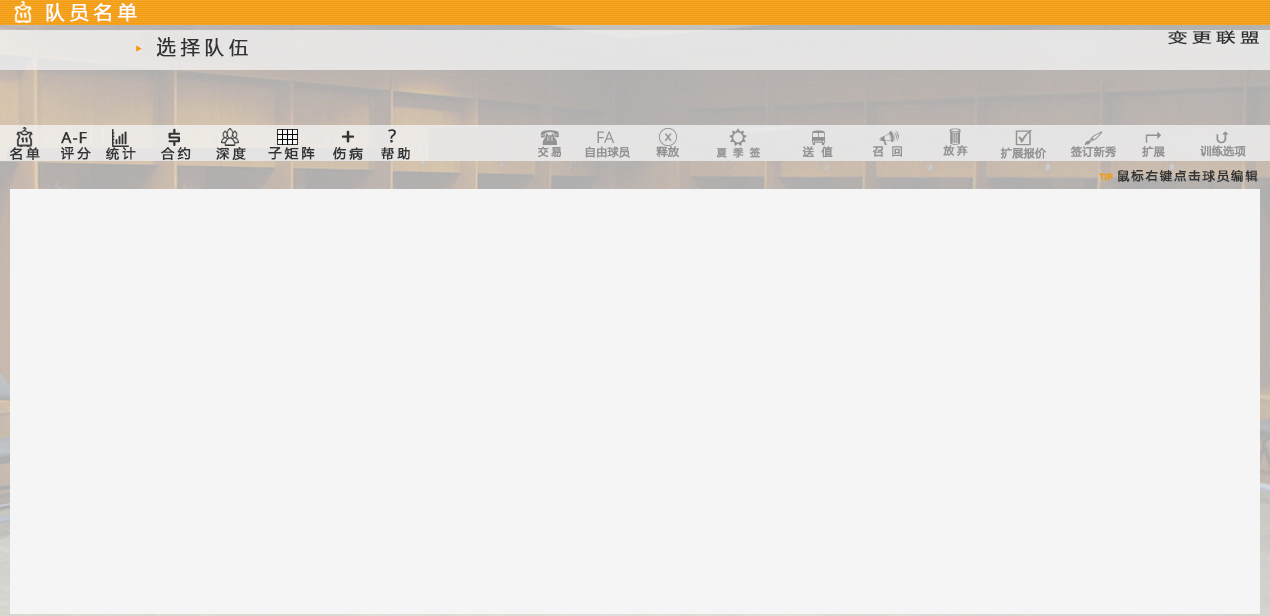
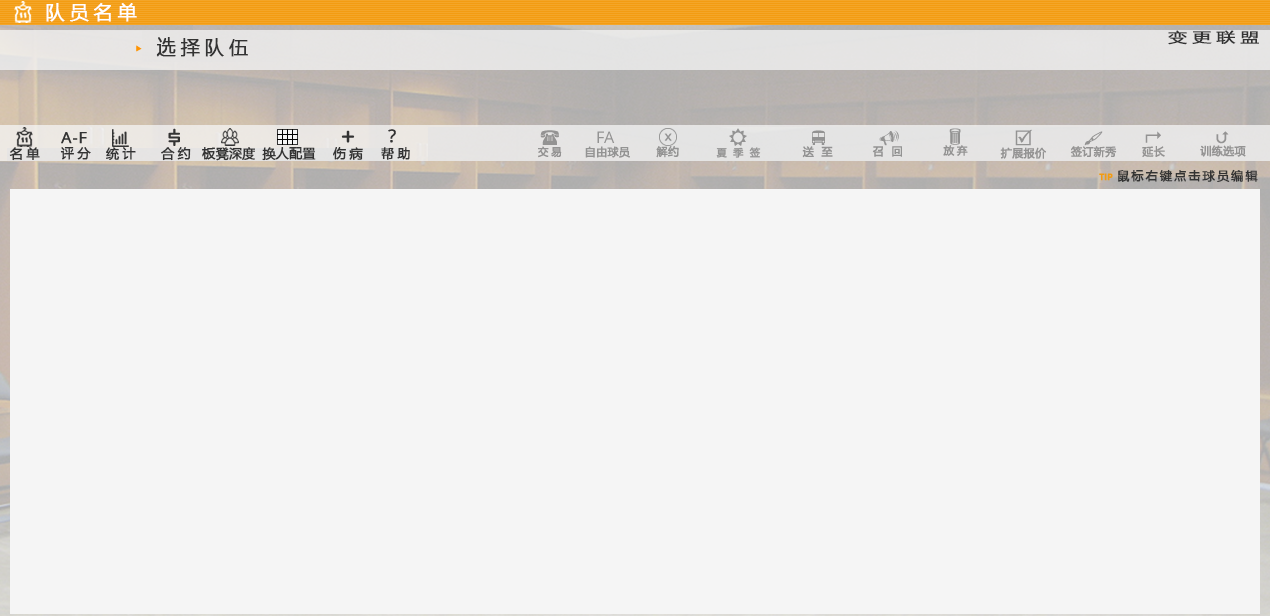
Two versions of the same layered image (1270×616). Layer-by-layer changes:
painted on "butExtension.BackgroundImage" over (1142, 146, 1165, 158)
painted on "butCutPlayer.BackgroundImage" over (656, 146, 680, 158)
painted on "butAssignDL.BackgroundImage" over (821, 146, 833, 158)
painted on "sub matrix" over (262, 147, 316, 161)
painted on "depth" over (202, 147, 255, 161)
